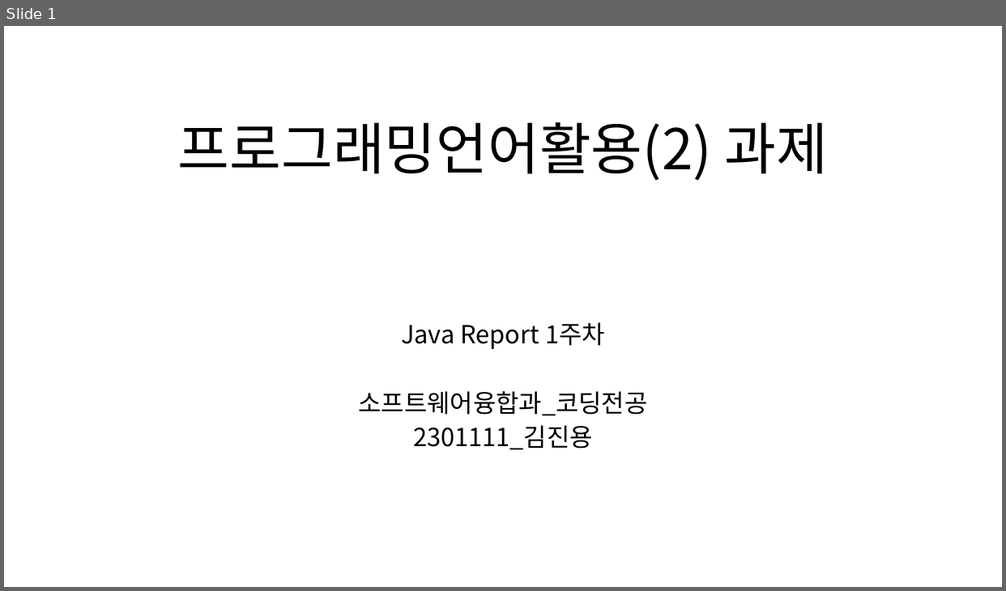
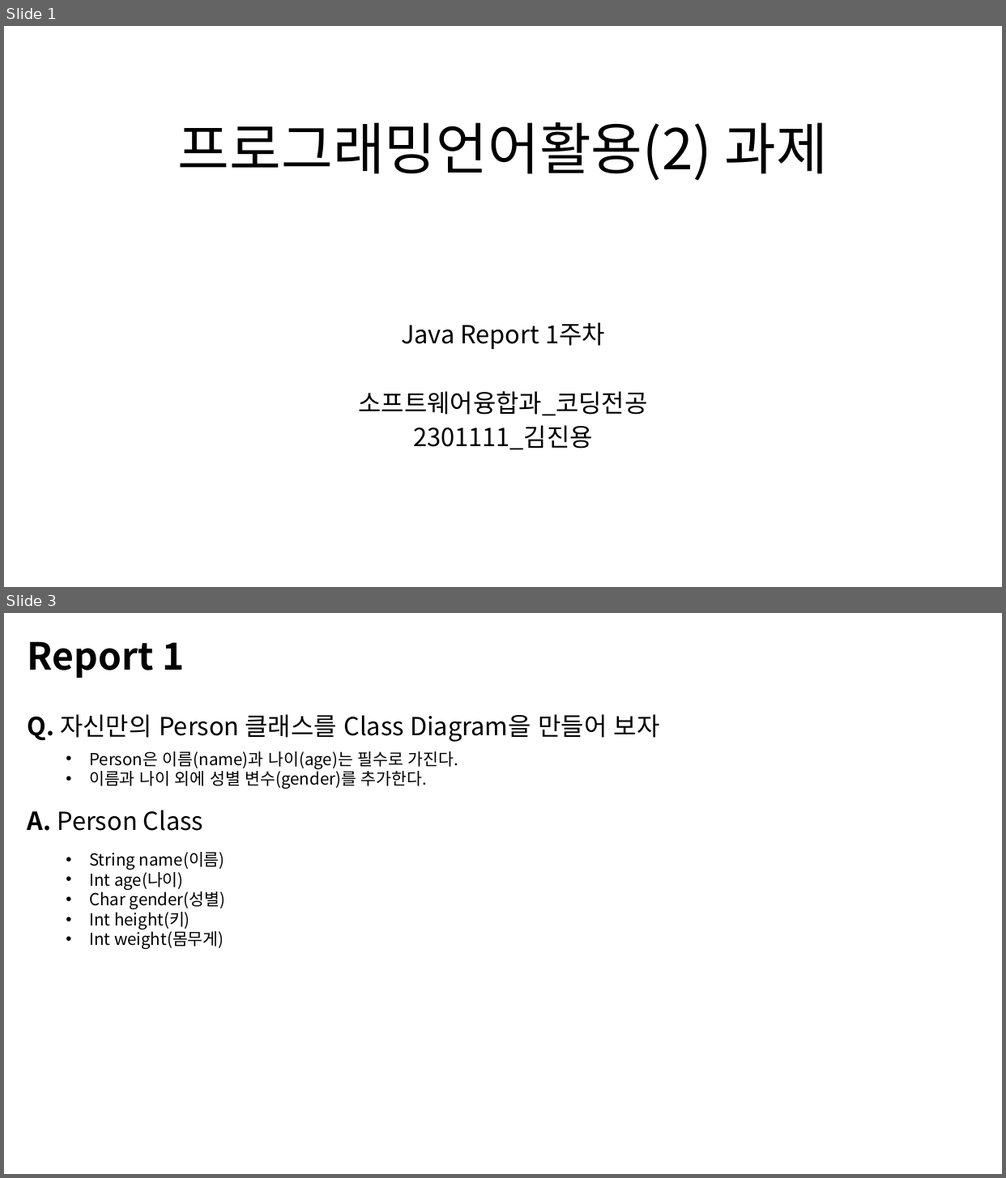
Before and after one commit to MDR-Evan/KBU-ProgrammingLanguageUtilization2, a slide deck: KBU Java 2/Report/Week1/1차-김진용-2301111.pptx. Shown one above the other, each under a label of ours: slide 1 before the commit, slides 1 and 3 after it; the slides between them are not shown. The pictures are 1006x591 and 1006x1178 pixels, drawn with LibreOffice and Linux fonts; fonts in the diff are those of the drawing. Boxes give left, top, right and bottom in pixels: in the first picture for what was removed or moved away, otherwise in the second. Text is boxed around its words. In the diff, an @@ line names an element or a change of style, - is before the commit and + after.

```diff
--- a/KBU Java 2/Report/Week1/1차-김진용-2301111.pptx
+++ b/KBU Java 2/Report/Week1/1차-김진용-2301111.pptx
@@ slide 3 added at [4,613,1002,1174], background #FFFFFF @@
@@ text added at [27,641,184,678], 36 pt, text #000000, bold @@
+Report 1
@@ text added at [27,714,660,742], 24 pt, text #000000 @@
+Q. 자신만의 Person 클래스를 Class Diagram을 만들어 보자
@@ text added at [89,752,458,789], 16 pt, text #000000 @@
+• Person은 이름(name)과 나이(age)는 필수로 가진다.
+• 이름과 나이 외에 성별 변수(gender)를 추가한다.
@@ text added at [27,810,204,831], 24 pt, text #000000 @@
+A. Person Class
@@ text added at [89,852,226,949], 16 pt, text #000000 @@
+• String name(이름)
+• Int age(나이)
+• Char gender(성별)
+• Int height(키)
+• Int weight(몸무게)
```
Also in this commit, not shown: 2 slides changed, 8 slides removed, 3 other files.
